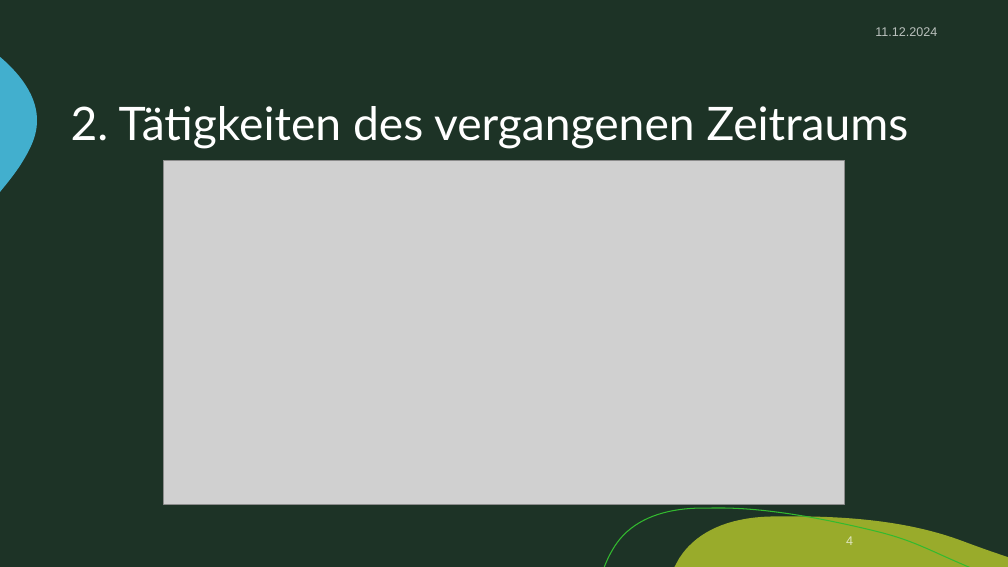
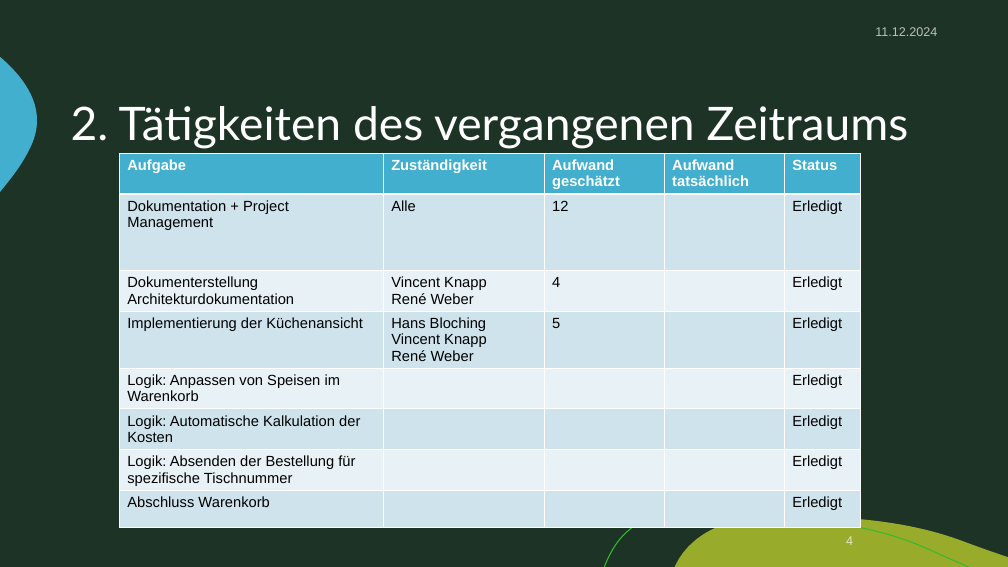
Before and after one commit to zIExpantion/ZumGelbenBach, a slide deck: slide 4 of Dokumente/Sprint-Backlog/Sprint-Backlog2.pptx. Drawn at 1008x567 pixels with LibreOffice and Linux fonts; fonts in the diff are those of the drawing; grey boxes stand for pictures; background and template pictures are left out. Boxes give left, top, right and bottom in pixels: in the first picture for what was removed or moved away, otherwise in the second. Text is boxed around its words. In the diff, an @@ line names an element or a change of style, - is before the commit and + after.

```diff
--- a/Dokumente/Sprint-Backlog/Sprint-Backlog2.pptx
+++ b/Dokumente/Sprint-Backlog/Sprint-Backlog2.pptx
@@ table added at <box>119,154,861,542</box>, 8 rows, 5 columns @@
+Aufgabe | Zuständigkeit | Aufwand geschätzt | Aufwand tatsächlich | Status
+Dokumentation + Project Management | Alle | 12 |  | Erledigt
+Dokumenterstellung Architekturdokumentation | Vincent Knapp / René Weber | 4 |  | Erledigt
+Implementierung der Küchenansicht | Hans Bloching / Vincent Knapp / René Weber | 5 |  | Erledigt
+Logik: Anpassen von Speisen im Warenkorb |  |  |  | Erledigt
+Logik: Automatische Kalkulation der Kosten |  |  |  | Erledigt
+Logik: Absenden der Bestellung für spezifische Tischnummer |  |  |  | Erledigt
+Abschluss Warenkorb |  |  |  | Erledigt
@@ picture removed at <box>164,160,845,504</box> @@
```
Also in this commit, not shown: 2 other slides changed, 1 slide removed.
